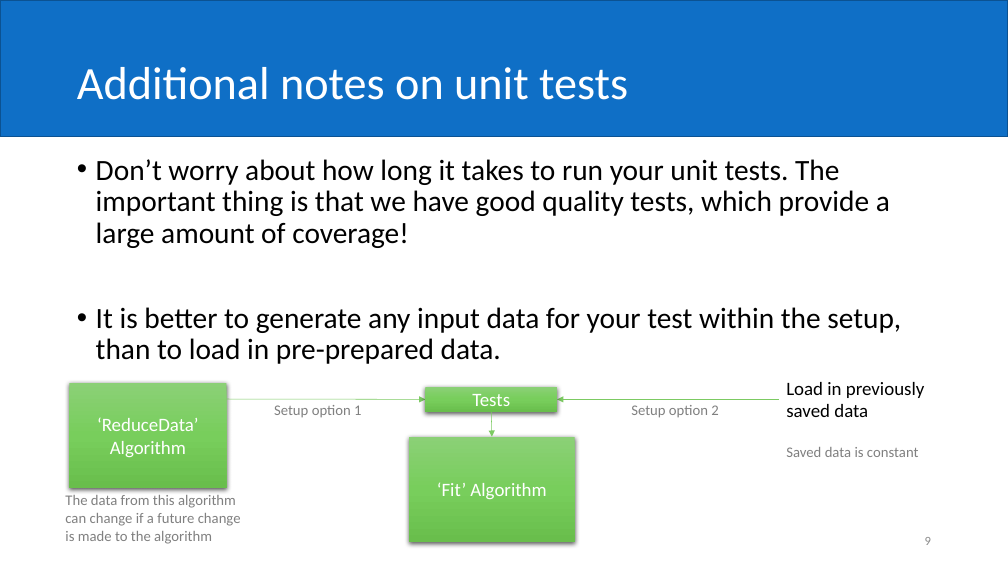
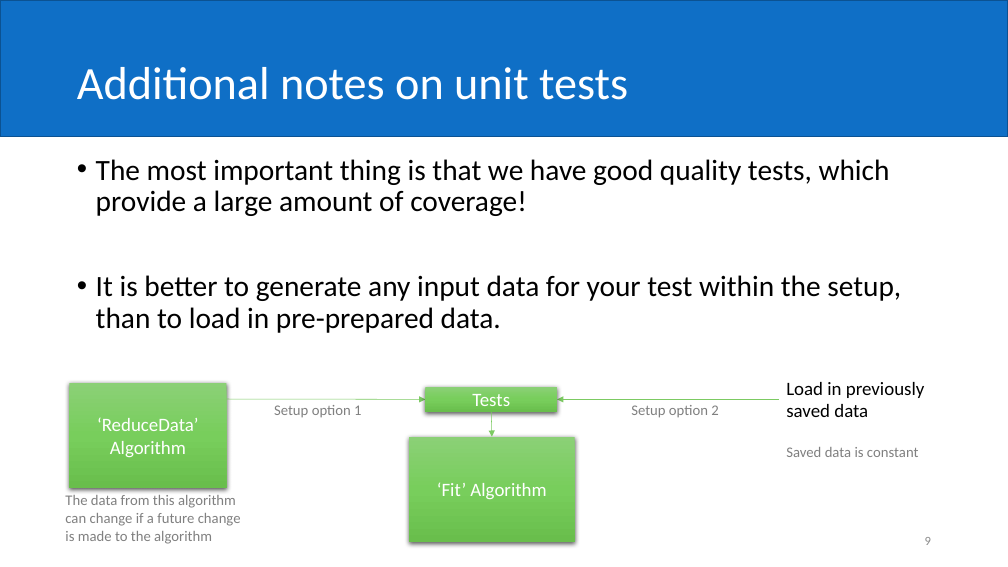
Before and after one commit to mantidproject/documents, a slide deck: slide 9 of Presentations/DeveloperInduction/Concept Discussion - Unit Tests and Mocking.pptx. Drawn at 1008x567 pixels with LibreOffice and Linux fonts; fonts in the diff are those of the drawing. Boxes give left, top, right and bottom in pixels: in the first picture for what was removed or moved away, otherwise in the second. Text is boxed around its words. In the diff, an @@ line names an element or a change of style, - is before the commit and + after.

Commit message:
Minor change to the Unit test slides

```diff
--- a/Presentations/DeveloperInduction/Concept Discussion - Unit Tests and Mocking.pptx
+++ b/Presentations/DeveloperInduction/Concept Discussion - Unit Tests and Mocking.pptx
@@ text at <box>96,159,890,216</box>: text changed @@
-• Don’t worry about how long it takes to run your unit tests. The important thing is that we have good quality tests, which provide a large amount of coverage!
+• The most important thing is that we have good quality tests, which provide a large amount of coverage!
```
